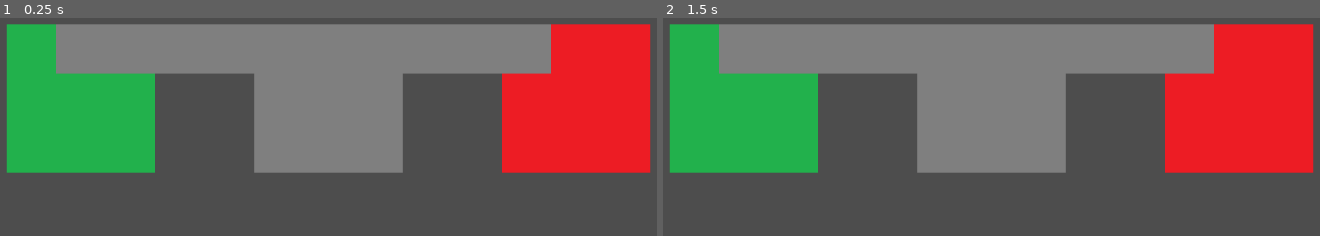
Above: before the commit, frames 1-2 (left to right).
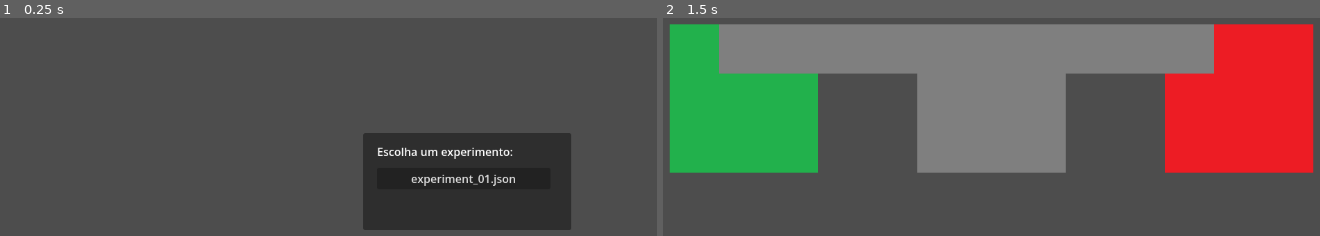
Above: after the commit, the same moments.

Repository: MCardosoP/LLMGameDev
Game: Godot game, scene res://main.tscn
Same seed, same stepped clock (60 frames per second), same inputs: the game is played once before the commit and once after it.
Inputs (mouse positions are in pixels of both pictures, inside the frame that each line leads up to):
- Up to frame 1 (0.25 s): no input
- Up to frame 2 (1.5 s): click (1129, 179) at 0.5 s, where only the run after the commit has a clickable "experiment_01.json"; tap Enter at 1.25 s

The runs differ from the first frame. In frame 1, 64% of the frame differs, in the area x 1-100%, y 2-98%; in frame 2, nothing differs.

Commit message:
Adicionando selecionador de fase no Godot

Diff:
--- a/tcc_prototipo/level.json
+++ b/tcc_prototipo/level.json
@@ -1,26 +1,26 @@
 {
   "rooms": [
-    {
-      "id": 1,
-      "type": "start"
-    },
-    {
-      "id": 2,
-      "type": "enemy"
-    },
-    {
-      "id": 3,
-      "type": "boss"
-    }
+	{
+	  "id": 1,
+	  "type": "start"
+	},
+	{
+	  "id": 2,
+	  "type": "enemy"
+	},
+	{
+	  "id": 3,
+	  "type": "boss"
+	}
   ],
   "connections": [
-    [
-      1,
-      2
-    ],
-    [
-      2,
-      3
-    ]
+	[
+	  1,
+	  2
+	],
+	[
+	  2,
+	  3
+	]
   ]
 }
--- a/tcc_prototipo/main.gd
+++ b/tcc_prototipo/main.gd
@@ -6,6 +6,7 @@
 var level_data
 var room_positions = {}
 var occupied = {}
+var experiment_files = []
 
 var directions = [
 	Vector2i(1, 0),
@@ -15,18 +16,125 @@
 ]
 
 func _ready():
-	load_json()
-	generate_level()
-
-func load_json():
-	var file = FileAccess.open("res://level.json", FileAccess.READ)
+	load_experiments()
+
+func load_experiments():
+	var directory = DirAccess.open(
+		"res://experiments"
+	)
+
+	if directory == null:
+		print("Erro: pasta experiments não encontrada.")
+		return
+
+	experiment_files.clear()
+	directory.list_dir_begin()
+	var file_name = directory.get_next()
+
+	while file_name != "":
+		if (
+			not directory.current_is_dir()
+			and file_name.ends_with(".json")
+		):
+			experiment_files.append(file_name)
+
+		file_name = directory.get_next()
+
+	directory.list_dir_end()
+	experiment_files.sort()
+
+	if experiment_files.is_empty():
+		print("Nenhum experimento encontrado.")
+		return
+
+	show_experiment_selection()
+
+func show_experiment_selection():
+	var panel = Panel.new()
+	panel.name = "ExperimentSelection"
+	panel.position = Vector2(50, 50)
+
+	panel.size = Vector2(
+		300,
+		100 + experiment_files.size() * 40
+	)
+
+	add_child(panel)
+	var title = Label.new()
+	title.text = "Escolha um experimento:"
+
+	title.position = Vector2(20, 15)
+	panel.add_child(title)
+
+	for i in range(experiment_files.size()):
+		var button = Button.new()
+		button.text = experiment_files[i]
+
+		button.position = Vector2(
+			20,
+			50 + i * 40
+		)
+
+		button.size = Vector2(250, 30)
+
+		button.pressed.connect(
+			load_selected_experiment.bind(
+				experiment_files[i],
+				panel
+			)
+		)
+
+		panel.add_child(button)
+
+func load_selected_experiment(
+	file_name,
+	panel
+):
+	var file = FileAccess.open(
+		"res://experiments/" + file_name,
+		FileAccess.READ
+	)
+
+	if file == null:
+		print("Erro ao abrir: ", file_name)
+		return
+
 	var text = file.get_as_text()
 	var result = JSON.parse_string(text)
 
 	if result == null:
-		print("Erro ao ler JSON")
-	else:
-		level_data = result
+		print("Erro ao ler JSON: ", file_name)
+		return
+
+	var attempts = result.get("attempts", [])
+
+	# Procura a última tentativa válida
+	for i in range(attempts.size() - 1, -1, -1):
+		var attempt = attempts[i]
+
+		if attempt.get("valid", false):
+			level_data = attempt.get("dungeon")
+
+			if level_data == null:
+				print("Erro: dungeon não encontrada no experimento.")
+				return
+
+			# Converte as conexões para o formato usado pelo Godot
+			var converted_connections = []
+
+			for connection in level_data["connections"]:
+				converted_connections.append([
+					connection["start"],
+					connection["end"]
+				])
+
+			level_data["connections"] = converted_connections
+
+			panel.queue_free()
+			generate_level()
+			return
+
+	print("Nenhuma tentativa válida encontrada em: ", file_name)
 
 func generate_level():
 	tilemap.clear()
